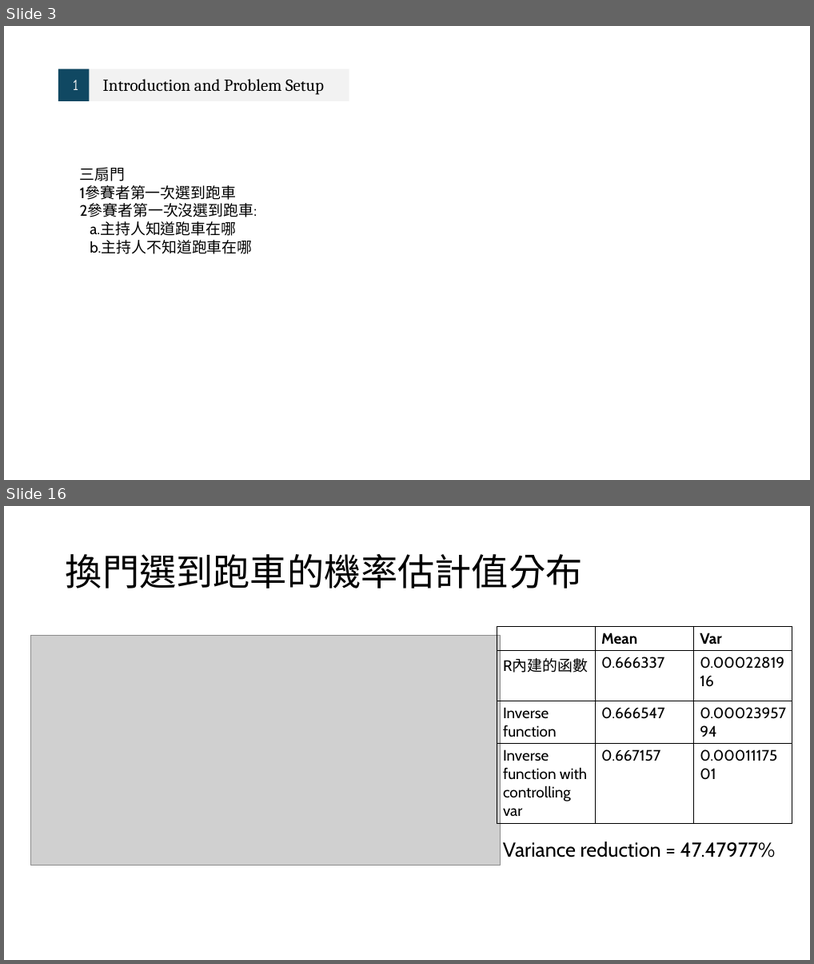
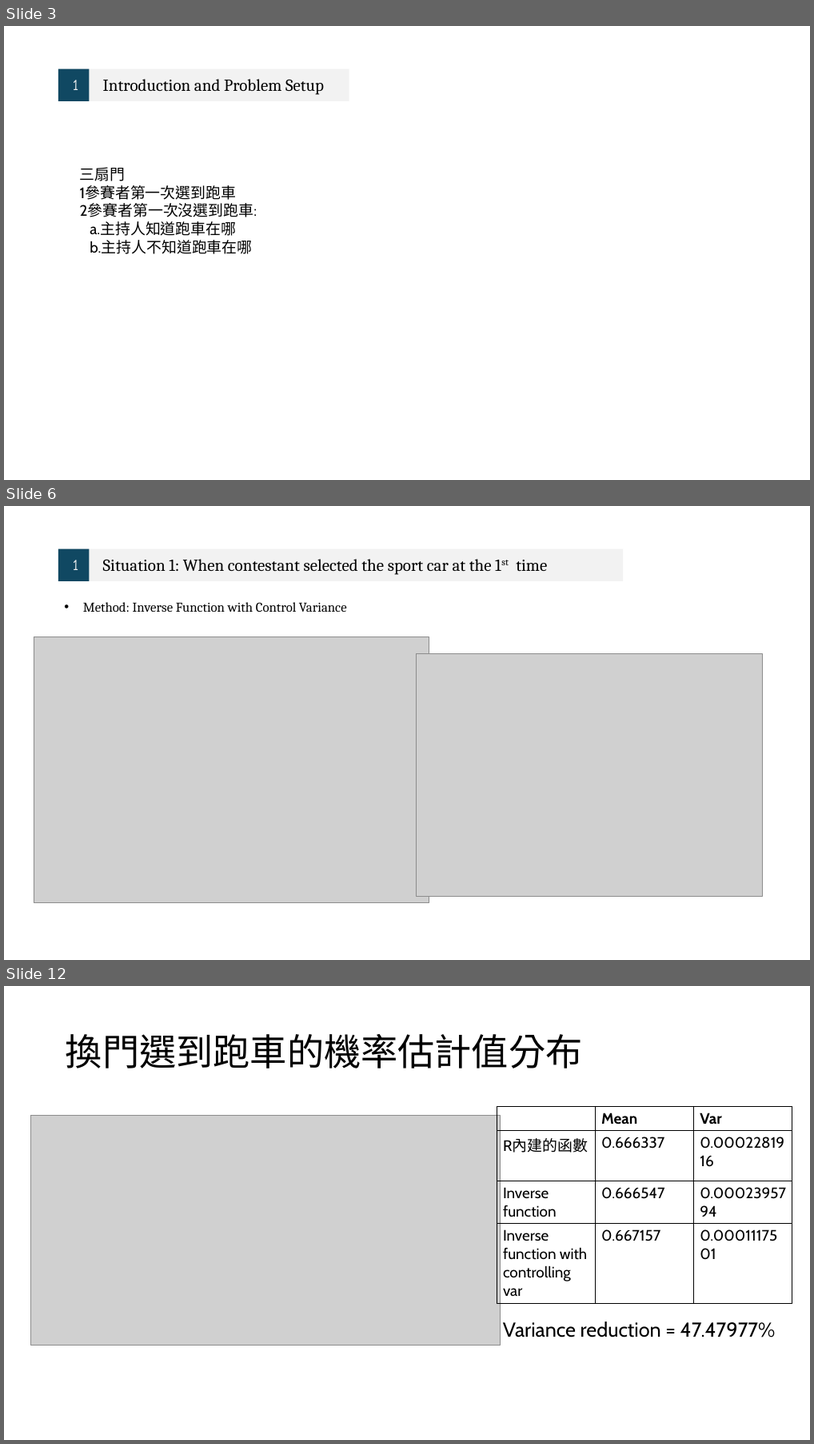
Before and after one commit to Sheena0210/monty-hall-simulation, a slide deck: 統計計算.pptx. Shown one above the other, each under a label of ours: slides 3 and 16 before the commit, slides 3, 6 and 12 after it; the slides between them are not shown. The pictures are 814x964 and 814x1444 pixels, drawn with LibreOffice and Linux fonts; fonts in the diff are those of the drawing; grey boxes stand for pictures. Boxes give left, top, right and bottom in pixels: in the first picture for what was removed or moved away, otherwise in the second. Text is boxed around its words. In the diff, an @@ line names an element or a change of style, - is before the commit and + after.

```diff
--- a/統計計算.pptx
+++ b/統計計算.pptx
@@ slide 6 added at (4, 506, 810, 960), background #FFFFFF @@
@@ group added at (58, 549, 623, 581): 2 rectangles, 2 texts @@
+1
+Situation 1: When contestant selected the sport car at the 1st time
@@ text added at (83, 602, 347, 612), 16 pt, text #000000 @@
+• Method: Inverse Function with Control Variance
@@ picture added at (34, 636, 430, 902) @@
@@ picture added at (417, 654, 763, 896) @@
@@ what was slide 16 is now slide 12 @@
```
Also in this commit, not shown: 3 slides changed, 4 other slides added, 9 slides removed.
